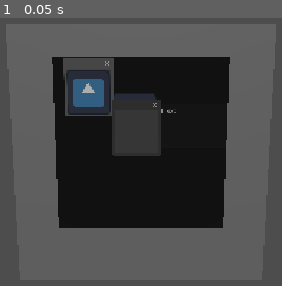
Above: before the commit, frame 1.
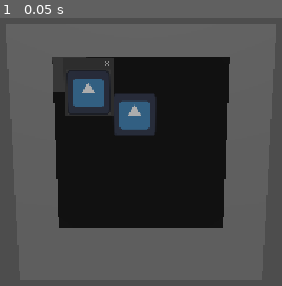
Above: after the commit, the same moment.

Repository: Sgedelta/slacking_off
Game: Godot game, scene res://placeholder/TESTING_Desk.tscn
Two runs of this game, one before a commit and one after it. Both use one fixed random seed, a clock stepped at 60 frames per second and the inputs below. The project has no main scene, so this scene is started directly. The engine's default icon, where the game draws it, is replaced by a stand-in: a white triangle on a blue panel in a dark square.
Inputs:
- Up to frame 1 (0.05 s): no input

The runs differ from the first frame. In frame 1, 4.5% of the frame differs, in the area x 18-63%, y 14-52%.

Commit message:
some placeholder bs

Diff:
--- /dev/null
+++ b/placeholder/TESTING_CustomWindow.tscn
@@ -0,0 +1,13 @@
+[gd_scene format=3 uid="uid://dgonr26a43t4k"]
+
+[node name="HeaderPanel" type="Panel" unique_id=266046606]
+anchors_preset = 10
+anchor_right = 1.0
+offset_top = -25.0
+offset_right = -1052.0
+grow_horizontal = 2
+size_flags_horizontal = 3
+
+[node name="TestingCustomWindow" type="Window" parent="." unique_id=1545899884]
+oversampling_override = 1.0
+borderless = true
--- /dev/null
+++ b/placeholder/TESTING_Desktop_Theme.tres
@@ -0,0 +1,15 @@
+[gd_resource type="Theme" format=3 uid="uid://b7t4docugyrww"]
+
+[ext_resource type="Texture2D" uid="uid://bf6anknlgwk7o" path="res://icon.svg" id="1_aogfk"]
+
+[sub_resource type="StyleBoxFlat" id="StyleBoxFlat_mcyxm"]
+bg_color = Color(1.92523e-06, 0.6260994, 0.993934, 1)
+border_width_left = 10
+border_width_top = 10
+expand_margin_top = 25.0
+
+[resource]
+Window/constants/close_h_offset = 18
+Window/constants/close_v_offset = 24
+Window/icons/close = ExtResource("1_aogfk")
+Window/styles/embedded_border = SubResource("StyleBoxFlat_mcyxm")
--- a/placeholder/TESTING_Windows.tscn
+++ b/placeholder/TESTING_Windows.tscn
@@ -1,8 +1,11 @@
 [gd_scene format=3 uid="uid://bq5ep1l6nupx"]
 
+[ext_resource type="PackedScene" uid="uid://dgonr26a43t4k" path="res://placeholder/TESTING_CustomWindow.tscn" id="1_2508e"]
 [ext_resource type="Texture2D" uid="uid://bf6anknlgwk7o" path="res://icon.svg" id="1_vtfqg"]
 
 [node name="TestingWindows" type="Node2D" unique_id=308371433]
+
+[node name="TestingCustomWindow" parent="." unique_id=1545899884 instance=ExtResource("1_2508e")]
 
 [node name="Window" type="Window" parent="." unique_id=1858960598]
 oversampling_override = 1.0
@@ -13,18 +16,12 @@
 position = Vector2(62, 66)
 texture = ExtResource("1_vtfqg")
 
-[node name="Window2" type="Window" parent="." unique_id=743193939]
-oversampling_override = 1.0
-position = Vector2i(179, 154)
-size = Vector2i(128, 128)
-unresizable = true
-
 [node name="TextEdit" type="TextEdit" parent="." unique_id=668978762]
 anchors_preset = 10
 anchor_right = 1.0
-offset_left = 50.0
-offset_top = 4.0
-offset_right = 306.0
-offset_bottom = 132.0
+offset_left = 315.0
+offset_top = 60.0
+offset_right = 571.0
+offset_bottom = 188.0
 grow_horizontal = 2
 text = "My cool Text"
